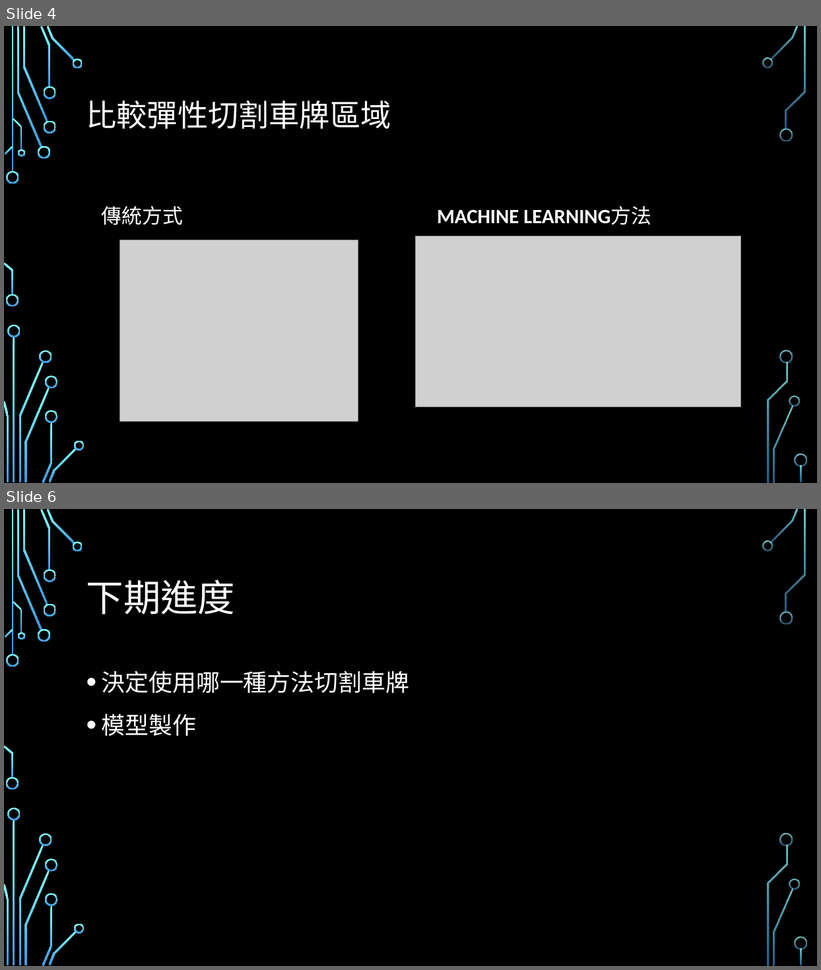
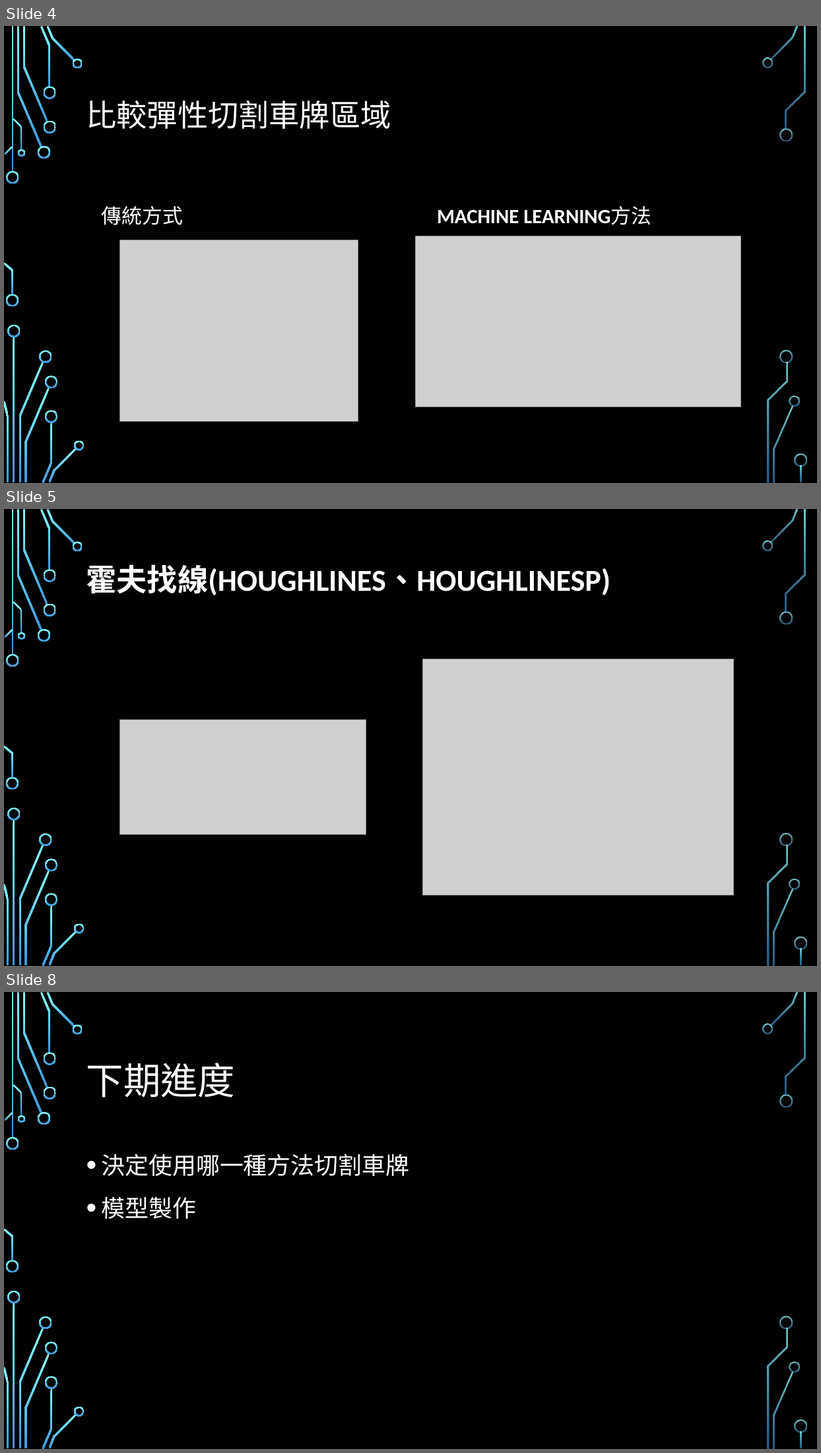
Before and after one commit to sky14785214/Python, a slide deck: 專題資料夾/1080514/停車場車牌辨識系統.pptx. Shown one above the other, each under a label of ours: slides 4 and 6 before the commit, slides 4, 5 and 8 after it; the slides between them are not shown. The pictures are 821x970 and 821x1453 pixels, drawn with LibreOffice and Linux fonts; fonts in the diff are those of the drawing; grey boxes stand for pictures; background and template pictures are left out. Boxes give left, top, right and bottom in pixels: in the first picture for what was removed or moved away, otherwise in the second. Text is boxed around its words. In the diff, an @@ line names an element or a change of style, - is before the commit and + after.

```diff
--- a/專題資料夾/1080514/停車場車牌辨識系統.pptx
+++ b/專題資料夾/1080514/停車場車牌辨識系統.pptx
@@ slide 5 added at [4,509,817,966], background picture (left out); not listed: 36 template elements that a slide beside it also shows @@
@@ title added at [86,564,611,595], 36 pt, text #FFFFFF, bold @@
+霍夫找線(HOUGHLINES、HOUGHLINESP)
@@ picture added at [423,659,734,895] @@
@@ picture added at [120,720,366,835] @@
@@ what was slide 6 is now slide 8 @@
```
Also in this commit, not shown: 1 slide changed, 1 other slide added, 6 other files.
